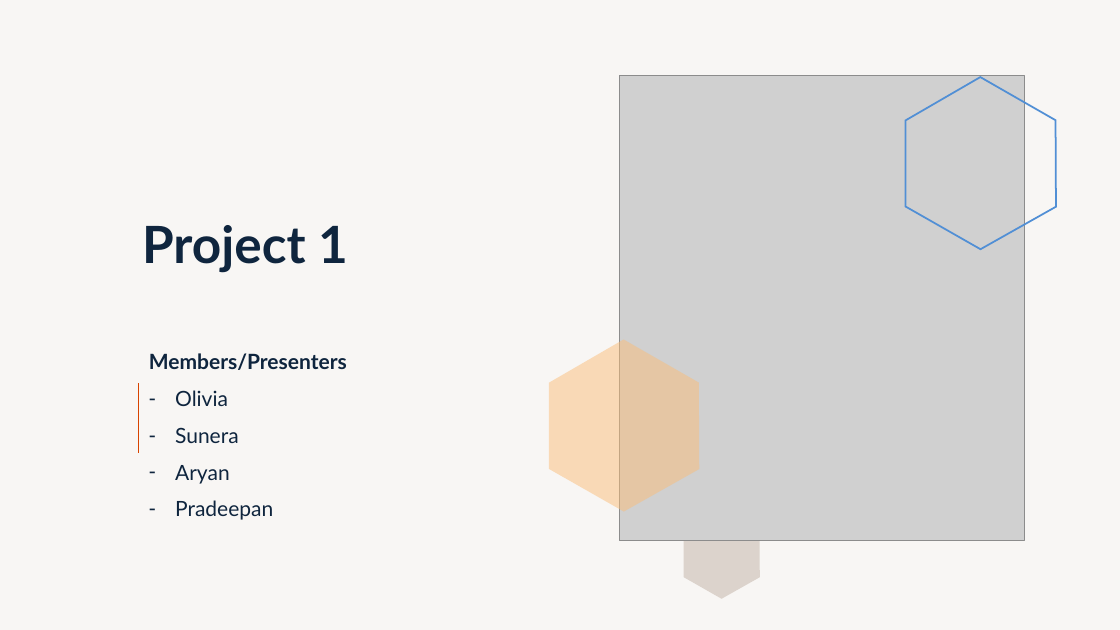
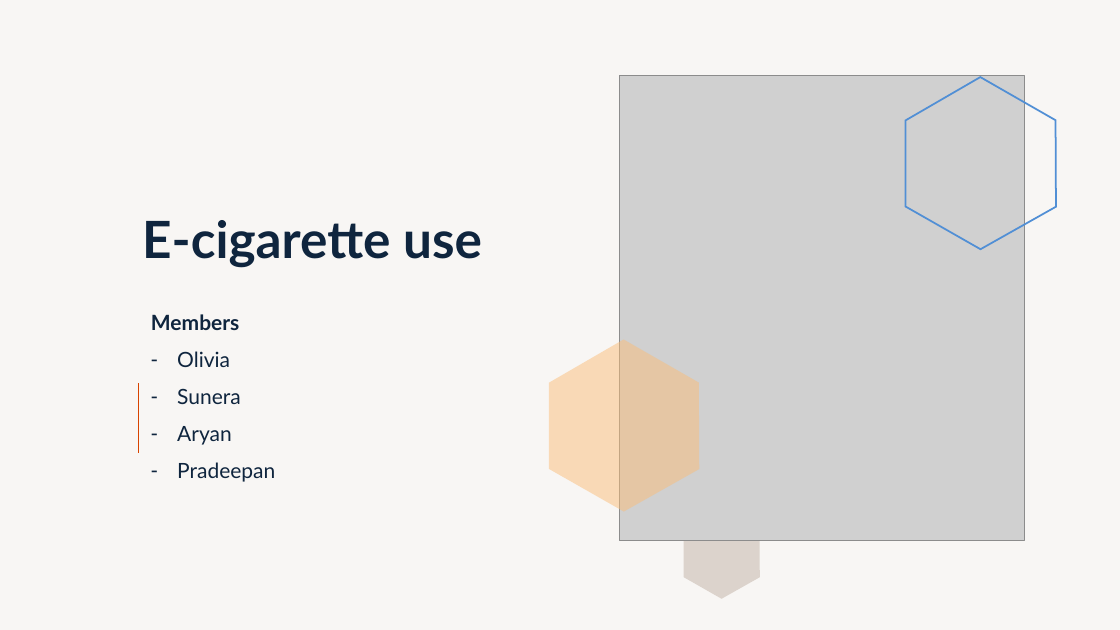
Before and after one commit to Sueraaa/project1-group5, a slide deck: slide 1 of Project_1/Project1.pptx. Drawn at 1120x630 pixels with LibreOffice and Linux fonts; fonts in the diff are those of the drawing; grey boxes stand for pictures. Boxes give left, top, right and bottom in pixels: in the first picture for what was removed or moved away, otherwise in the second. Text is boxed around its words. In the diff, an @@ line names an element or a change of style, - is before the commit and + after.

```diff
--- a/Project_1/Project1.pptx
+++ b/Project_1/Project1.pptx
@@ title at [142,220,482,268]: text changed @@
-Project 1
+E-cigarette use
@@ text "Members": place and size @@
-text "Members" at [149,353,347,520]
+text "Members" at [151,314,275,482]
@@ text at [151,314,239,330]: text changed @@
-Members/Presenters
+Members
```
Also in this commit, not shown: 3 slides added, 3 other files.
